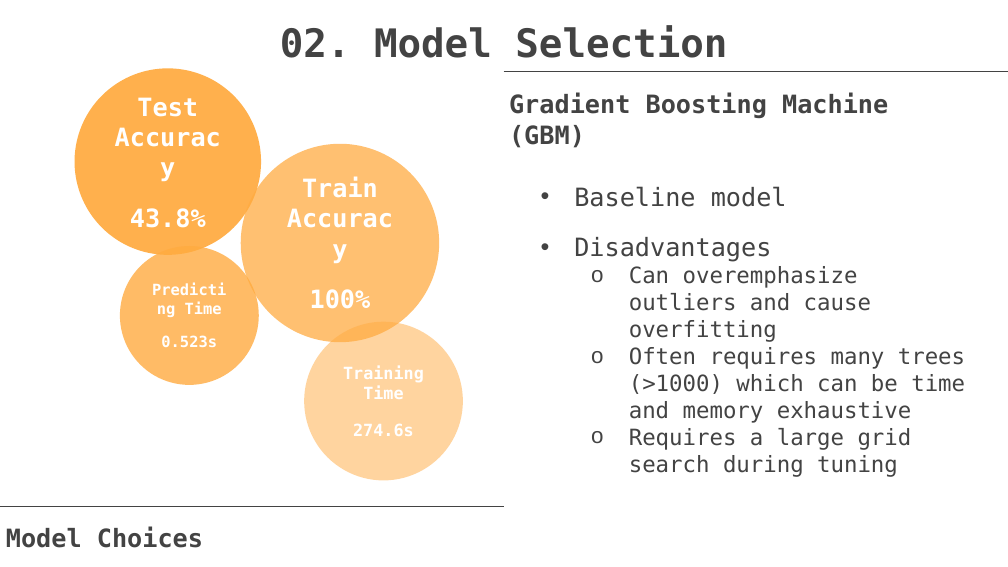
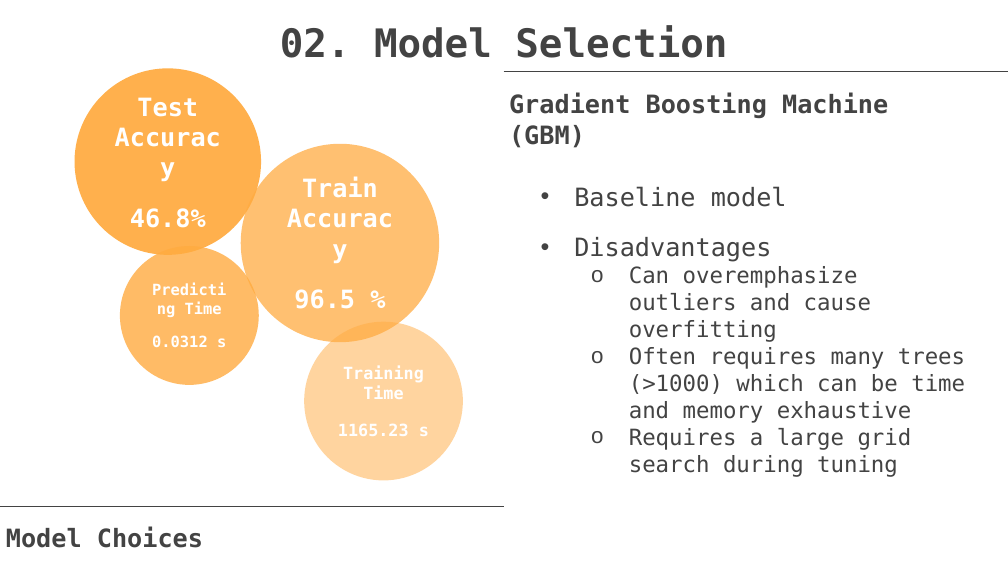
Before and after one commit to TZstatsADS/Fall2019-proj3-sec1--proj3-sec1-grp6, a slide deck: slide 5 of doc/Presentation(group 6).pptx. Drawn at 1008x567 pixels with LibreOffice and Linux fonts; fonts in the diff are those of the drawing; background and template pictures are left out. Boxes give left, top, right and bottom in pixels: in the first picture for what was removed or moved away, otherwise in the second. Text is boxed around its words. In the diff, an @@ line names an element or a change of style, - is before the commit and + after.

```diff
--- a/doc/Presentation(group 6).pptx
+++ b/doc/Presentation(group 6).pptx
@@ text in ellipse at [130,208,206,228]: text changed @@
-43.8%
+46.8%
@@ text in ellipse at [294,289,355,309]: text changed @@
-100%
+96.5 %
@@ text in ellipse at [152,335,226,347]: text changed @@
-0.523s
+0.0312 s
@@ text in ellipse at [338,423,429,436]: text changed @@
-274.6s
+1165.23 s
```
Also in this commit, not shown: 2 other slides changed, 2 other files.
